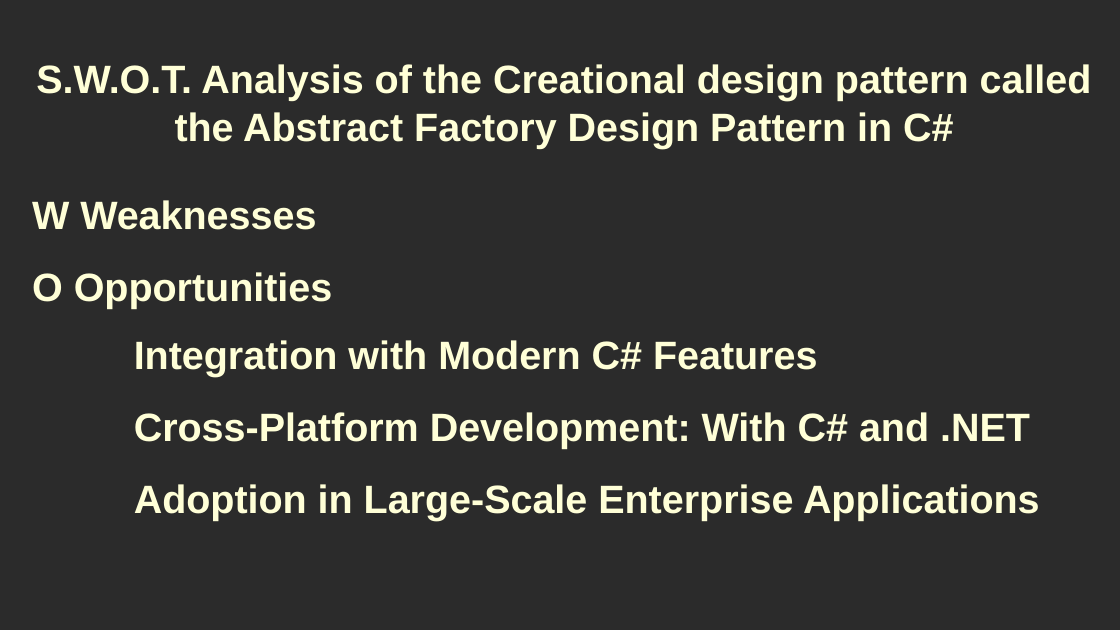
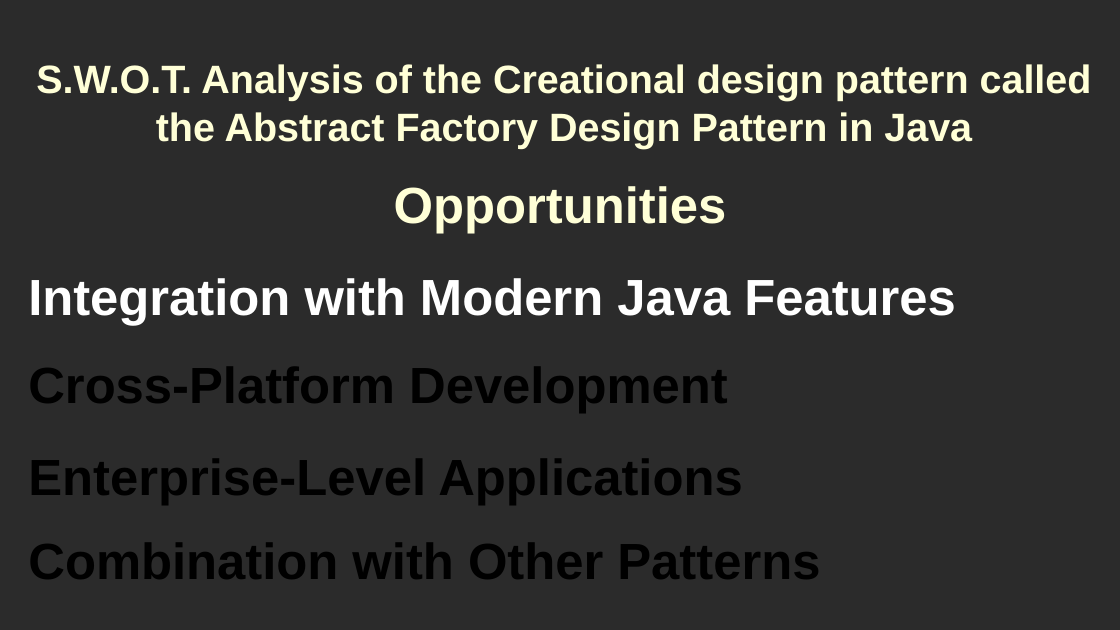
Before and after one commit to RayAndrade/JavaStudy, a slide deck: slide 18 of Creational/AbstractFactory/swot/swot.odp (slide 16 before the commit). Drawn at 1120x630 pixels with LibreOffice and Linux fonts; fonts in the diff are those of the drawing; background and template pictures are left out; a plain dark background stands for a picture behind light text. Boxes give left, top, right and bottom in pixels: in the first picture for what was removed or moved away, otherwise in the second. Text is boxed around its words. In the diff, an @@ line names an element or a change of style, - is before the commit and + after.

```diff
--- a/Creational/AbstractFactory/swot/swot.odp
+++ b/Creational/AbstractFactory/swot/swot.odp
@@ title at <box>36,64,1092,148</box>: text changed @@
-S.W.O.T. Analysis of the Creational design pattern called the Abstract Factory Design Pattern in C#
+S.W.O.T. Analysis of the Creational design pattern called the Abstract Factory Design Pattern in Java
@@ title removed at <box>32,200,316,230</box> @@
-W Weaknesses
@@ title at <box>394,186,727,234</box>: text changed; size 28 to 36 pt @@
-O Opportunities
+Opportunities
@@ title at <box>28,278,956,326</box>: text changed; size 28 to 36 pt; text colour #FFFFD7 to #FFFFFF @@
-Integration with Modern C# Features
+Integration with Modern Java Features
@@ title at <box>28,367,728,413</box>: text changed; size 28 to 36 pt; text colour #FFFFD7 to #000000 @@
-Cross-Platform Development: With C# and .NET
+Cross-Platform Development
@@ title at <box>28,459,742,505</box>: text changed; size 28 to 36 pt; text colour #FFFFD7 to #000000 @@
-Adoption in Large-Scale Enterprise Applications
+Enterprise-Level Applications
@@ title added at <box>28,543,820,579</box>, 36 pt, text #000000, bold @@
+Combination with Other Patterns
```
Also in this commit, not shown: 19 other slides changed, 6 slides added, 36 other files.
